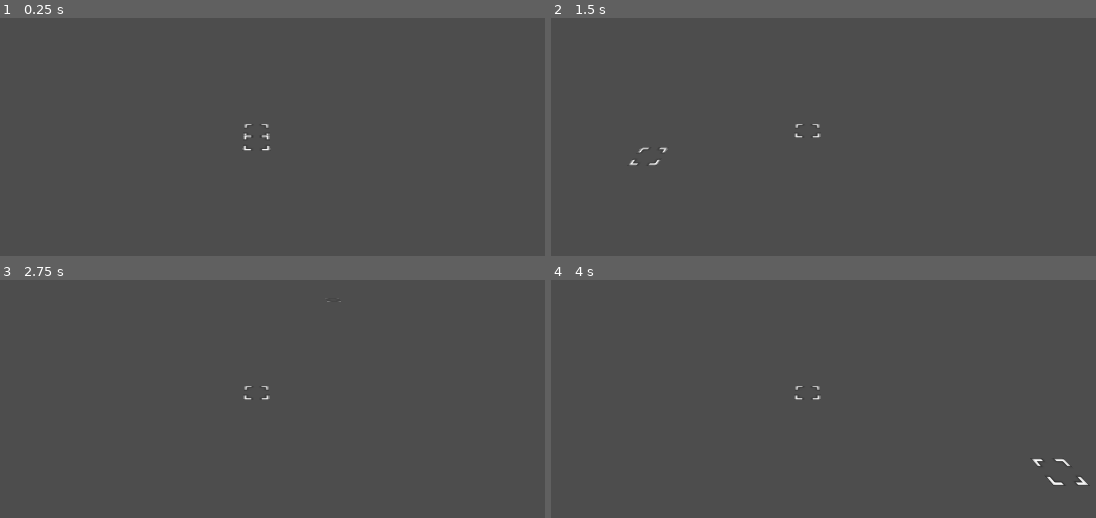
Above: before the commit, frames 1-4 (two rows, left to right).
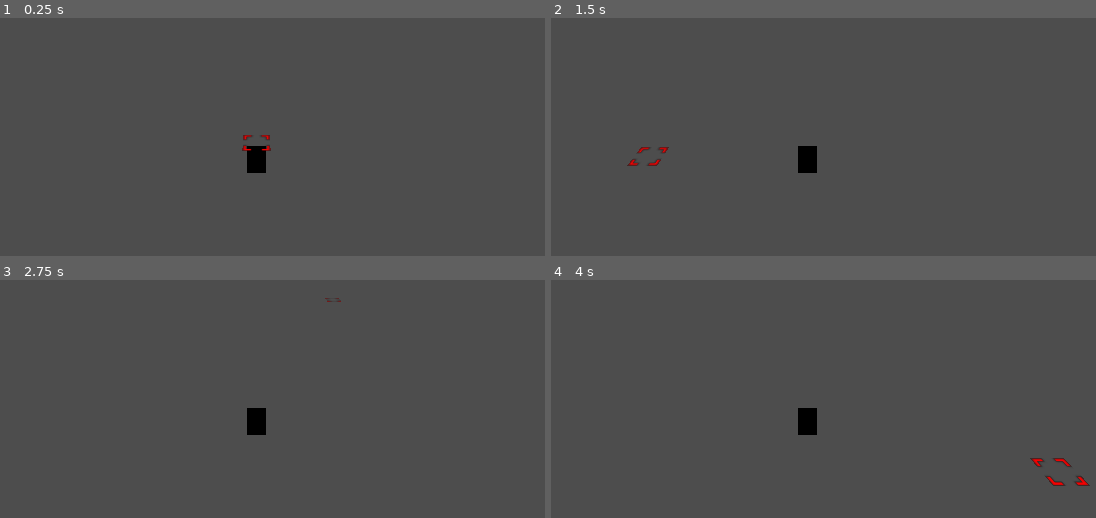
Above: after the commit, the same moments.

Repository: bragasap/gproject
Game: Godot game, scene res://node_3d.tscn
The game is run twice, just before and just after one commit, with the same random seed, the same clock (stepped at 60 frames per second) and the same inputs.
Inputs (mouse positions are in pixels of both pictures, inside the frame that each line leads up to):
- Up to frame 1 (0.25 s): no input
- Up to frame 2 (1.5 s): tap Enter at 0.5 s; move the mouse to (981, 115) at 0.52 s; click (981, 115) at 0.67 s; tap Space at 1.25 s; move the mouse to (649, 160) at 1.27 s; click (649, 160) at 1.42 s
- Up to frame 3 (2.75 s): tap Enter at 2 s; move the mouse to (337, 301) at 2.02 s; click (337, 301) at 2.17 s
- Up to frame 4 (4 s): tap Space at 2.75 s; move the mouse to (769, 489) at 2.77 s; click (769, 489) at 2.92 s; tap Enter at 3.5 s; move the mouse to (1046, 468) at 3.52 s; click (1046, 468) at 3.67 s

The runs differ from the first frame. In frame 1, 0.5% of the frame differs, in the area x 44-50%, y 44-66%; in frame 2, 0.6%; in frame 3, 0.5%; in frame 4, 0.7%, in the area x 44-99%, y 44-87%.

Commit message:
basic hit detection

Diff:
--- a/basicgen.gd
+++ b/basicgen.gd
@@ -12,13 +12,17 @@
 		plane = Plane(Vector3.UP, Vector3.ZERO)
 		gridmap_position = Vector3(round(root.position.x), 0, round(root.position.z))
 		heart.position = lerp(heart.position, gridmap_position, 1)
+
 func _process(_delta):
+	selector.get_node("Sprite3D").modulate = Color(1, 0, 0)
 	world_position = plane.intersects_ray(
 		view_camera.project_ray_origin(get_viewport().get_mouse_position()),
 		view_camera.project_ray_normal(get_viewport().get_mouse_position()))
 	if world_position != null:
 		gridmap_position = Vector3(round(world_position.x), 0, round(world_position.z))
 		selector.position = lerp(selector.position, gridmap_position, 1)
+		if(selector.get_node("RayCast3D").is_colliding()):
+			selector.get_node("Sprite3D").modulate = Color(1, 1, 1)
 		if Input.is_mouse_button_pressed(MOUSE_BUTTON_LEFT) and not previous_state and world_position!=null:
-			print((heart.position-gridmap_position).abs())
+			print((selector.position).abs())
 		previous_state = Input.is_mouse_button_pressed(MOUSE_BUTTON_LEFT)
--- a/node_3d.tscn
+++ b/node_3d.tscn
@@ -1,16 +1,20 @@
-[gd_scene load_steps=4 format=3 uid="uid://mgp02mkor0at"]
+[gd_scene load_steps=6 format=3 uid="uid://mgp02mkor0at"]
 
 [ext_resource type="Script" uid="uid://c3lkidldb5hoc" path="res://basicgen.gd" id="1_a202f"]
 [ext_resource type="Texture2D" uid="uid://cbk07cxgshg26" path="res://sprites/selector.png" id="2_noarx"]
 
 [sub_resource type="BoxMesh" id="BoxMesh_a202f"]
 
+[sub_resource type="BoxMesh" id="BoxMesh_noarx"]
+
+[sub_resource type="BoxShape3D" id="BoxShape3D_a0tk4"]
+
 [node name="Node3D" type="Node3D" node_paths=PackedStringArray("view_camera", "gridmap", "selector", "heart", "root")]
 script = ExtResource("1_a202f")
 view_camera = NodePath("Camera3D")
 gridmap = NodePath("GridMap")
-selector = NodePath("Node3D")
-heart = NodePath("Node3D2/Sprite3D")
+selector = NodePath("selector")
+heart = NodePath("heart")
 root = NodePath(".")
 
 [node name="Camera3D" type="Camera3D" parent="."]
@@ -24,14 +28,28 @@
 visible = false
 mesh = SubResource("BoxMesh_a202f")
 
-[node name="Node3D" type="Node3D" parent="."]
-transform = Transform3D(1, 0, 0, 0, -4.371139e-08, -1, 0, 1, -4.371139e-08, 0, 0, 0)
+[node name="selector" type="Node3D" parent="."]
+transform = Transform3D(1, 0, 0, 0, -4.371139e-08, -1, 0, 1, -4.371139e-08, 8.18189, -2.3841858e-07, 2.7495484)
+top_level = true
 
-[node name="Sprite3D" type="Sprite3D" parent="Node3D"]
+[node name="Sprite3D" type="Sprite3D" parent="selector"]
 texture = ExtResource("2_noarx")
 
-[node name="Node3D2" type="Node3D" parent="."]
+[node name="RayCast3D" type="RayCast3D" parent="selector"]
+target_position = Vector3(0, 0, 1)
+
+[node name="heart" type="Node3D" parent="."]
 transform = Transform3D(1, 0, 0, 0, -4.371139e-08, -1, 0, 1, -4.371139e-08, 0, 0, 0)
+visible = false
 
-[node name="Sprite3D" type="Sprite3D" parent="Node3D2"]
+[node name="Sprite3D" type="Sprite3D" parent="heart"]
 texture = ExtResource("2_noarx")
+
+[node name="StaticBody3D" type="StaticBody3D" parent="."]
+transform = Transform3D(1, 0, 0, 0, 1, 0, 0, 0, 1, 0, -1.8738449, 0)
+
+[node name="MeshInstance3D" type="MeshInstance3D" parent="StaticBody3D"]
+mesh = SubResource("BoxMesh_noarx")
+
+[node name="CollisionShape3D" type="CollisionShape3D" parent="StaticBody3D"]
+shape = SubResource("BoxShape3D_a0tk4")
